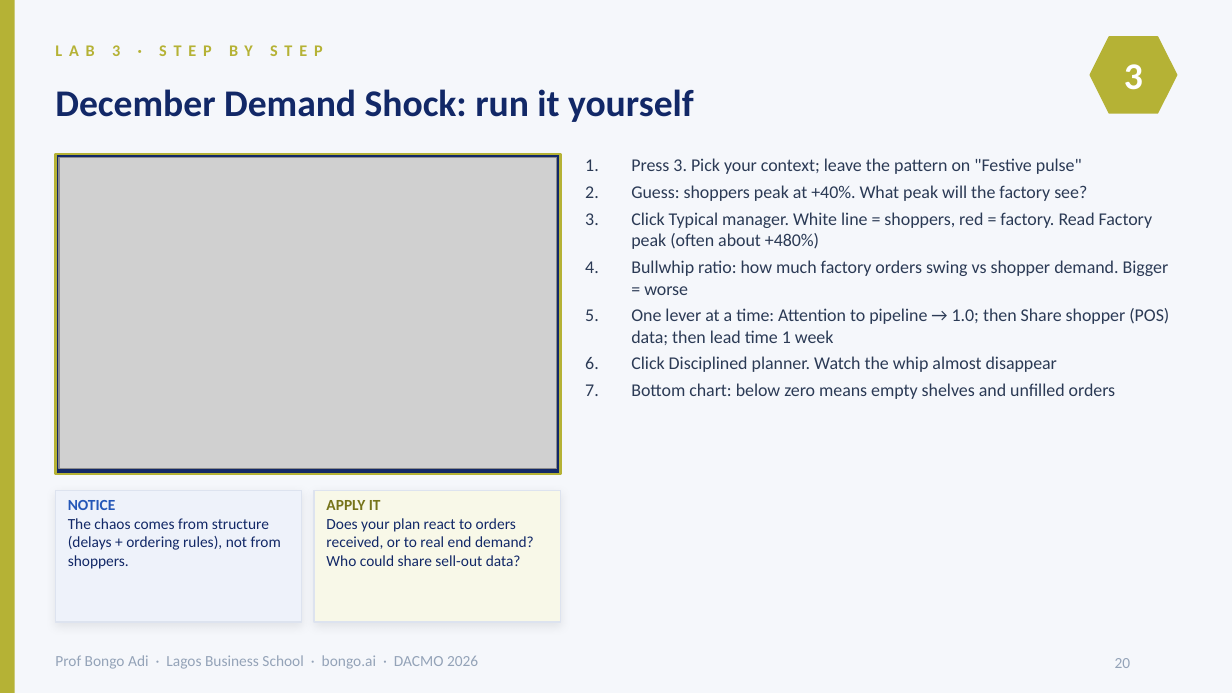
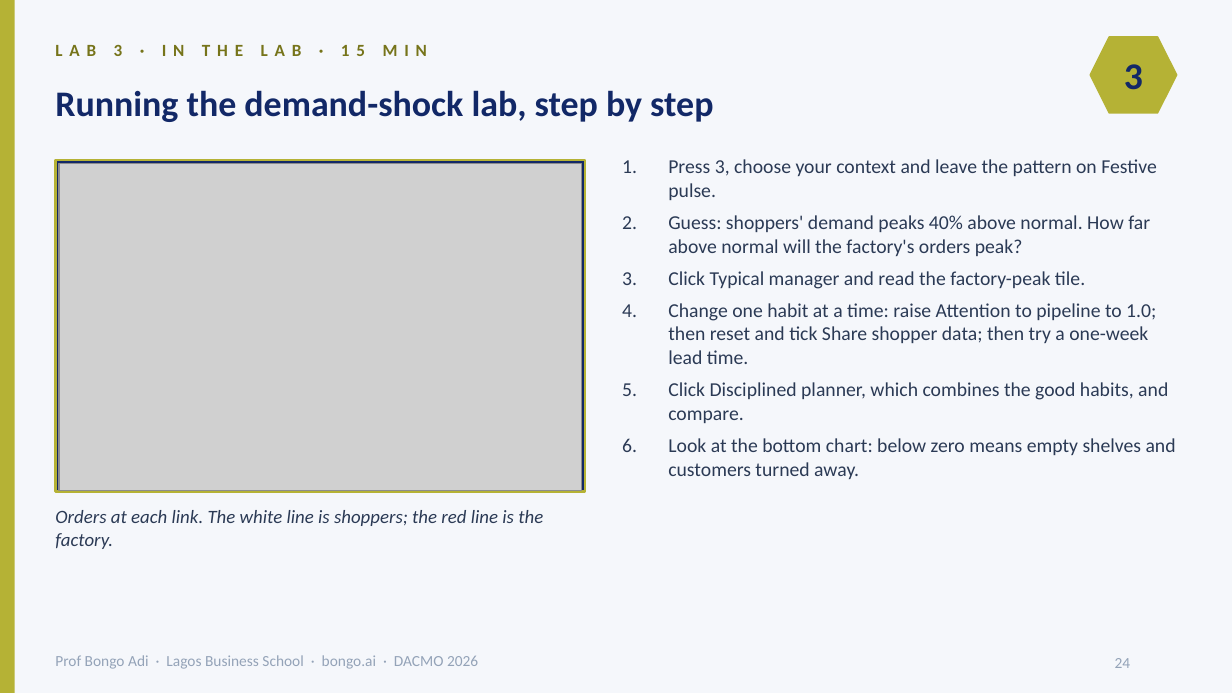
Before and after one commit to adibongo/dacmo-operations-analytics, a slide deck: slide 24 of downloads/DACMO-Participant-Slides.pptx (slide 20 before the commit). Drawn at 1232x693 pixels with LibreOffice and Linux fonts; fonts in the diff are those of the drawing; grey boxes stand for pictures; background and template pictures are left out. Boxes give left, top, right and bottom in pixels: in the first picture for what was removed or moved away, otherwise in the second. Text is boxed around its words. In the diff, an @@ line names an element or a change of style, - is before the commit and + after.

```diff
--- a/downloads/DACMO-Participant-Slides.pptx
+++ b/downloads/DACMO-Participant-Slides.pptx
@@ text at box(55, 45, 427, 56): text changed; size 9.5 to 10 pt; text colour #B5B235 to #76741A @@
-LAB 3 · STEP BY STEP
+LAB 3 · IN THE LAB · 15 MIN
@@ text "3" at box(1124, 64, 1143, 90): text colour #FFFFFF to #122867 @@
@@ text at box(55, 90, 713, 122): text changed; size 22 to 21 pt @@
-December Demand Shock: run it yourself
+Running the demand-shock lab, step by step
@@ rectangle: place and size @@
-rectangle at box(55, 154, 561, 474)
+rectangle at box(55, 160, 585, 492)
@@ picture: place and size @@
-picture at box(59, 158, 557, 468)
+picture at box(59, 164, 582, 490)
@@ text at box(668, 159, 1176, 479): text changed; size 10.5 to 11.5 pt @@
-1. Press 3. Pick your context; leave the pattern on "Festive pulse"
-2. Guess: shoppers peak at +40%. What peak will the factory see?
-3. Click Typical manager. White line = shoppers, red = factory. Read Factory peak (often about +480%)
-4. Bullwhip ratio: how much factory orders swing vs shopper demand. Bigger = worse
-5. One lever at a time: Attention to pipeline → 1.0; then Share shopper (POS) data; then lead time 1 week
-6. Click Disciplined planner. Watch the whip almost disappear
-7. Bottom chart: below zero means empty shelves and unfilled orders
+1. Press 3, choose your context and leave the pattern on Festive pulse.
+2. Guess: shoppers' demand peaks 40% above normal. How far above normal will the factory's orders peak?
+3. Click Typical manager and read the factory-peak tile.
+4. Change one habit at a time: raise Attention to pipeline to 1.0; then reset and tick Share shopper data; then try a one-week lead time.
+5. Click Disciplined planner, which combines the good habits, and compare.
+6. Look at the bottom chart: below zero means empty shelves and customers turned away.
@@ rectangle removed at box(55, 490, 302, 622) @@
@@ text removed at box(68, 500, 281, 569) @@
-NOTICE
-The chaos comes from structure (delays + ordering rules), not from shoppers.
@@ rectangle removed at box(314, 490, 561, 622) @@
@@ text removed at box(326, 500, 534, 566) @@
-APPLY IT
-Does your plan react to orders received, or to real end demand? Who could share sell-out data?
@@ text added at box(55, 510, 543, 549), 11 pt, text #2B3A55, italic @@
+Orders at each link. The white line is shoppers; the red line is the factory.
@@ page number at box(1115, 658, 1131, 668): text changed @@
-20
+24
```
Also in this commit, not shown: 13 other slides changed, 19 slides added, 14 slides removed, 5 other files.
